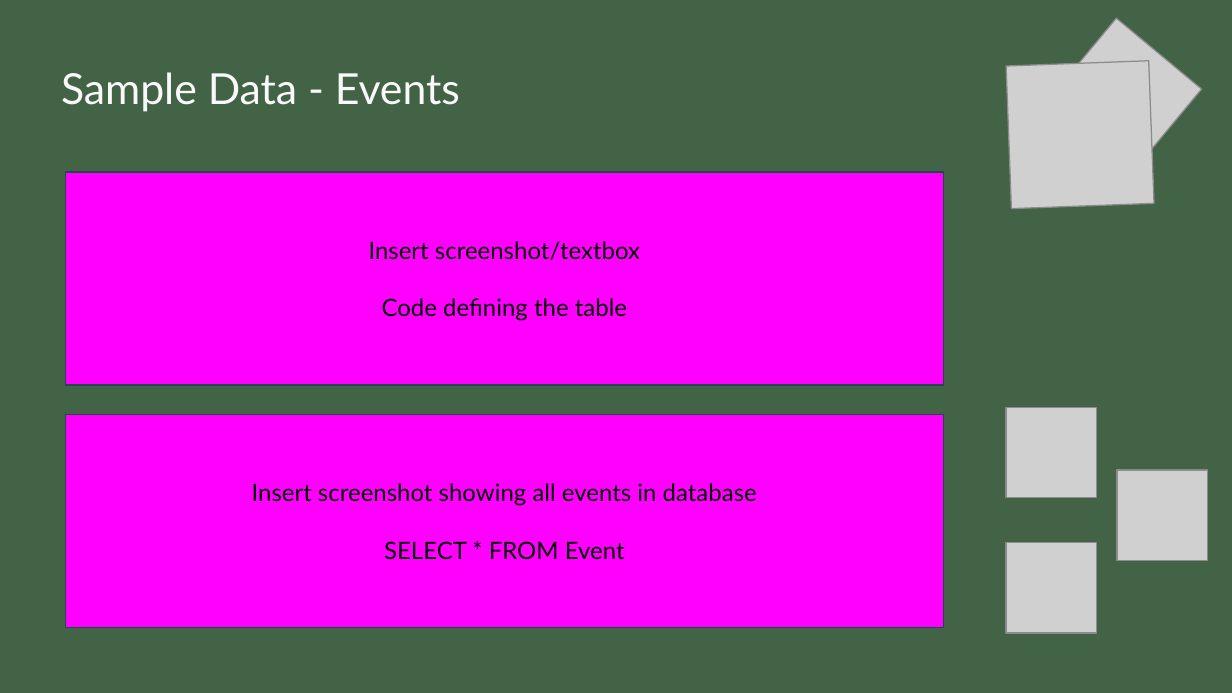
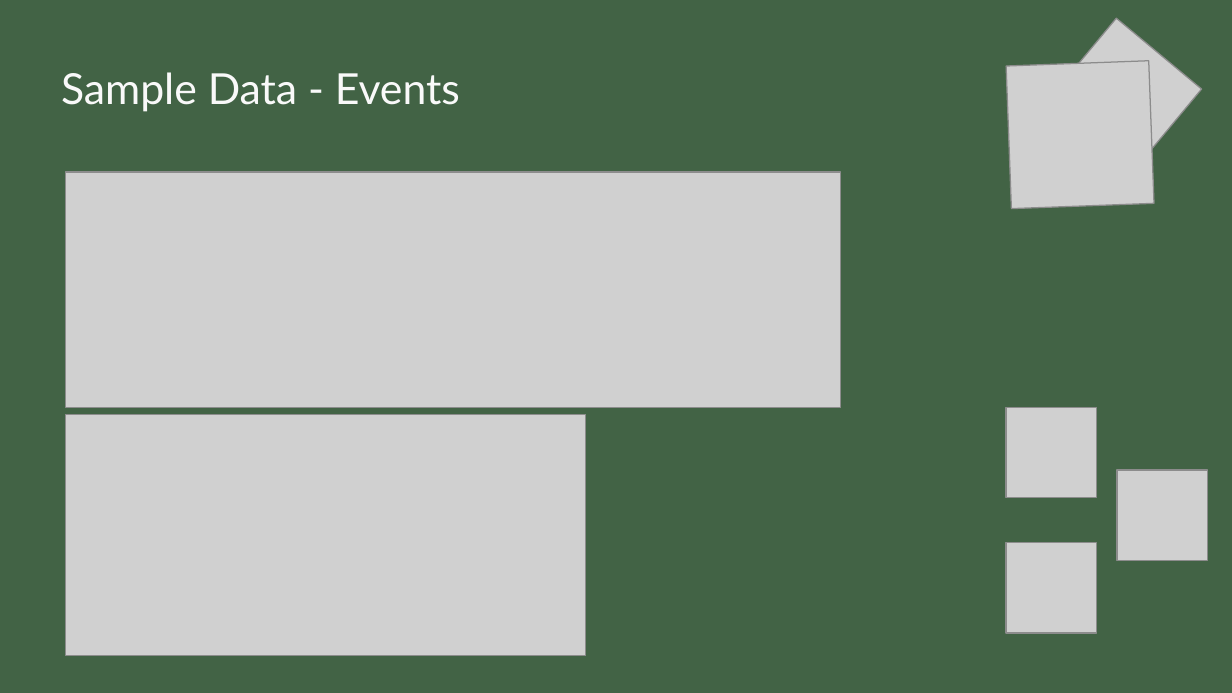
Before and after one commit to zhrangui/torontomu, a slide deck: slide 9 of Final Presentation.pptx. Drawn at 1232x693 pixels with LibreOffice and Linux fonts; fonts in the diff are those of the drawing; grey boxes stand for pictures. Boxes give left, top, right and bottom in pixels: in the first picture for what was removed or moved away, otherwise in the second. Text is boxed around its words. In the diff, an @@ line names an element or a change of style, - is before the commit and + after.

```diff
--- a/Final Presentation.pptx
+++ b/Final Presentation.pptx
@@ rectangle removed at <box>65,172,944,386</box> @@
-Insert screenshot/textbox
-Code defining the table
@@ picture added at <box>65,172,840,408</box> @@
@@ rectangle removed at <box>65,414,944,627</box> @@
-Insert screenshot showing all events in database
-SELECT * FROM Event
@@ picture added at <box>65,414,585,655</box> @@
```
Also in this commit, not shown: 16 other slides changed, 3 slides added, 5 other files.
